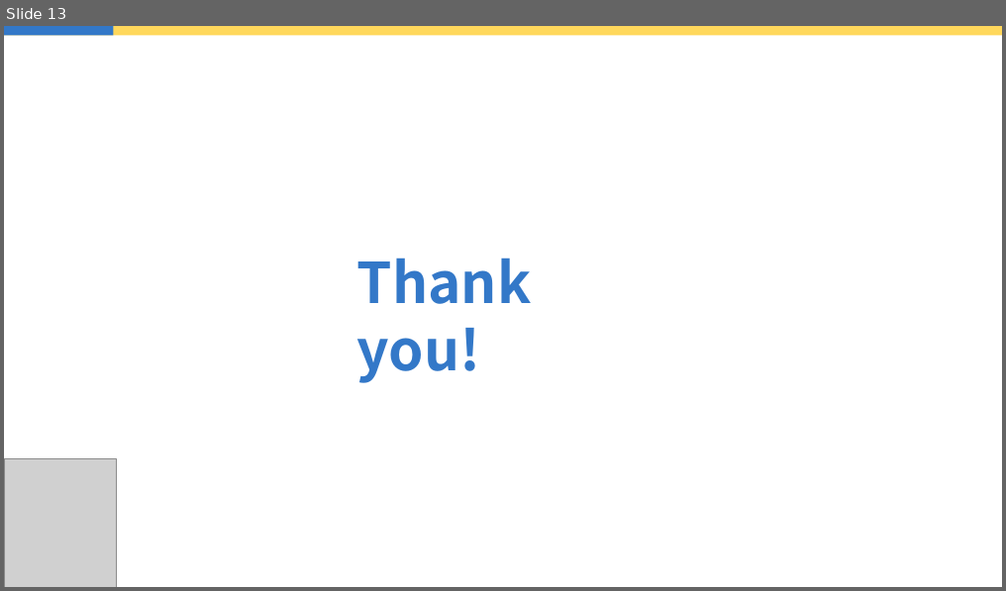
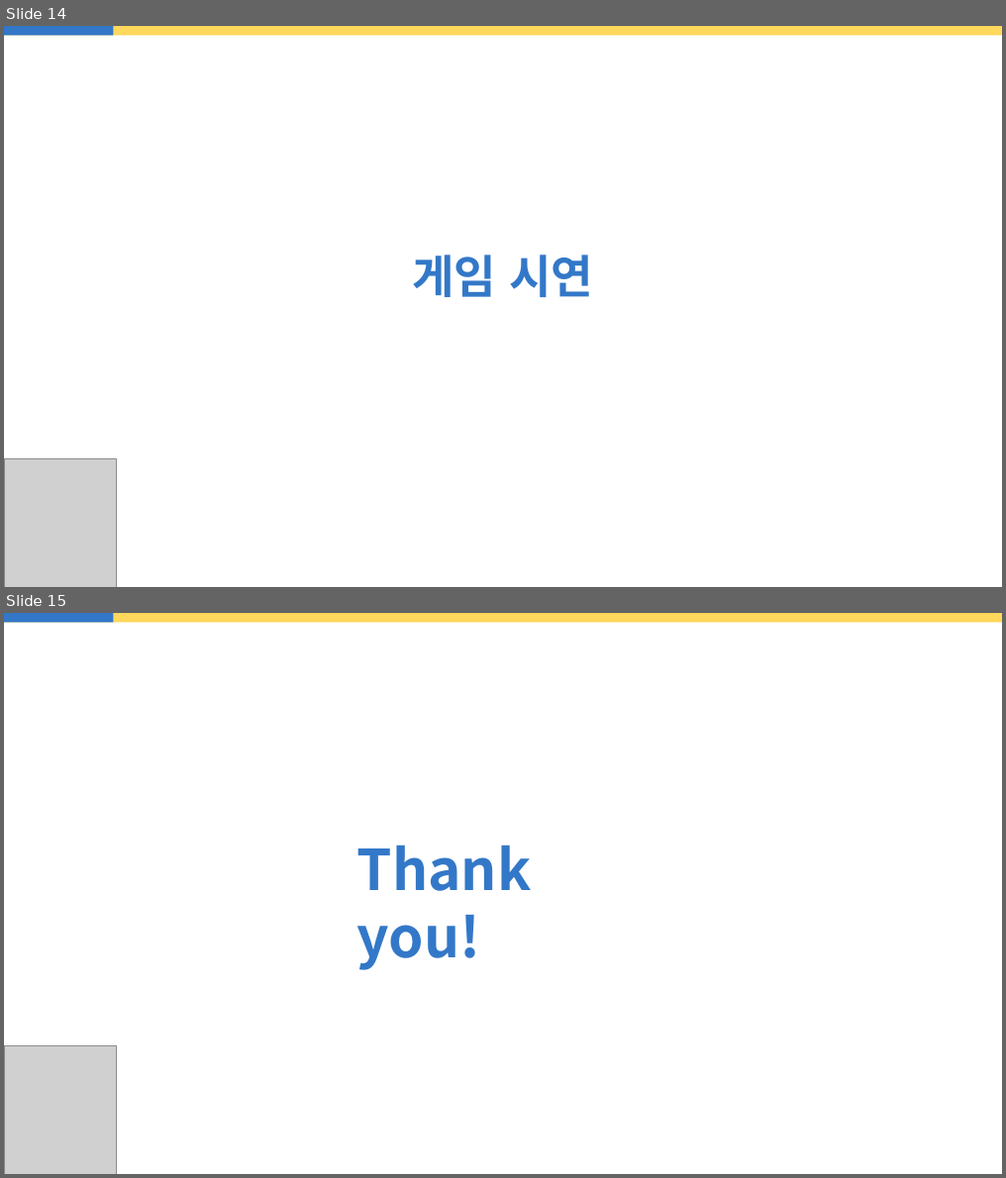
Before and after one commit to rudIsland/KDT_Project_1, a slide deck: 보고서/PPT/결과보고서_6조(벽돌깨기게임).pptx. Shown one above the other, each under a label of ours: slide 13 before the commit, slides 14 and 15 after it. The pictures are 1006x591 and 1006x1178 pixels, drawn with LibreOffice and Linux fonts; fonts in the diff are those of the drawing; grey boxes stand for pictures; background and template pictures are left out. Boxes give left, top, right and bottom in pixels: in the first picture for what was removed or moved away, otherwise in the second. Text is boxed around its words. In the diff, an @@ line names an element or a change of style, - is before the commit and + after.

Commit message:
ppt 1차 완성
순서도 및 게임화면사진 수정

```diff
--- a/보고서/PPT/결과보고서_6조(벽돌깨기게임).pptx
+++ b/보고서/PPT/결과보고서_6조(벽돌깨기게임).pptx
@@ slide 14 added at (4, 26, 1002, 587), background picture (left out) @@
@@ rectangle added at (4, 26, 1002, 35), fill #FFD85C @@
@@ rectangle added at (4, 26, 113, 35), fill #3378C8 @@
@@ text added at (412, 255, 593, 297), 44 pt, text #3378C8, bold @@
+게임 시연
@@ picture added at (4, 459, 116, 587) @@
@@ what was slide 13 is now slide 15 @@
```
Also in this commit, not shown: 9 slides changed, 1 other slide added, 1 other file.
